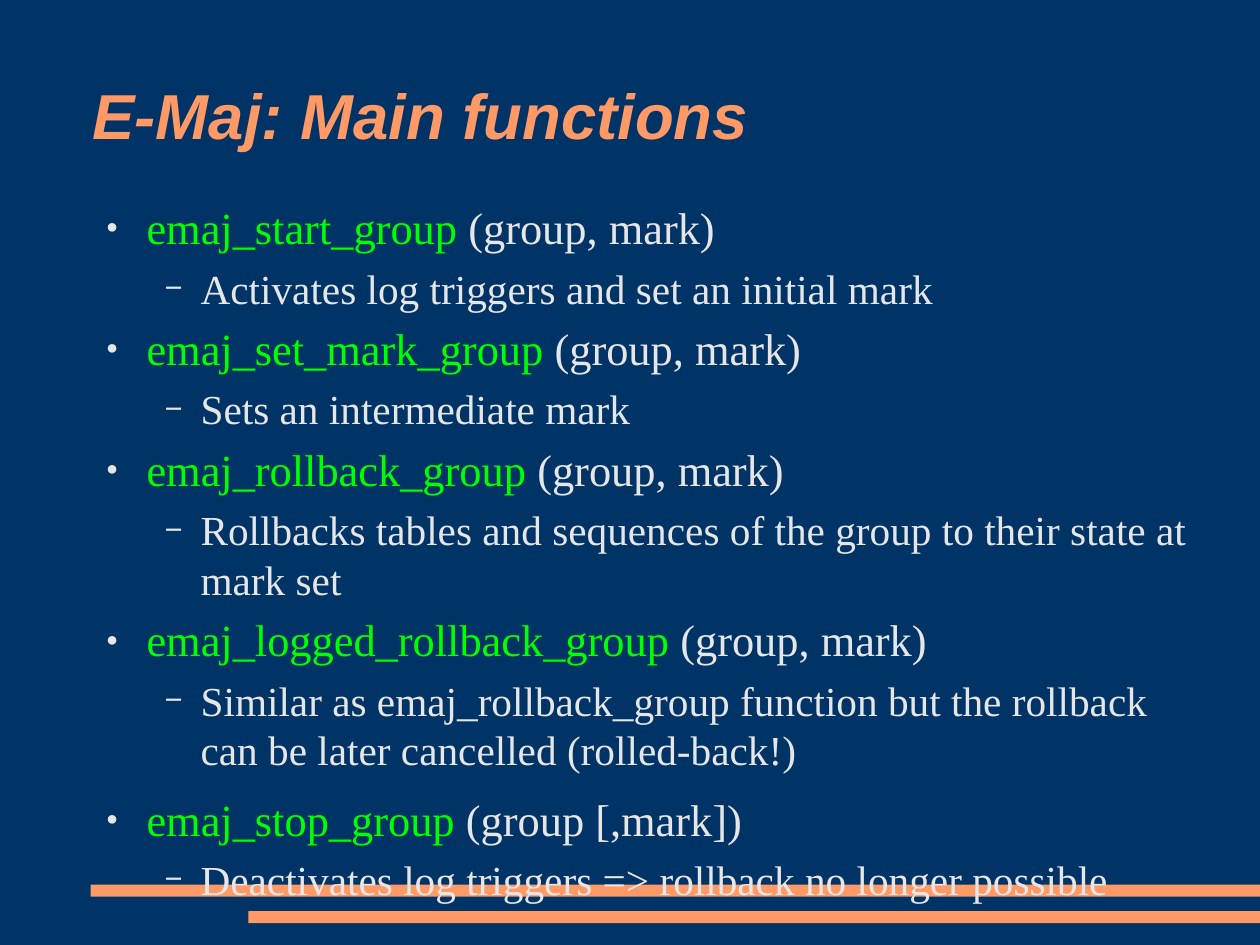
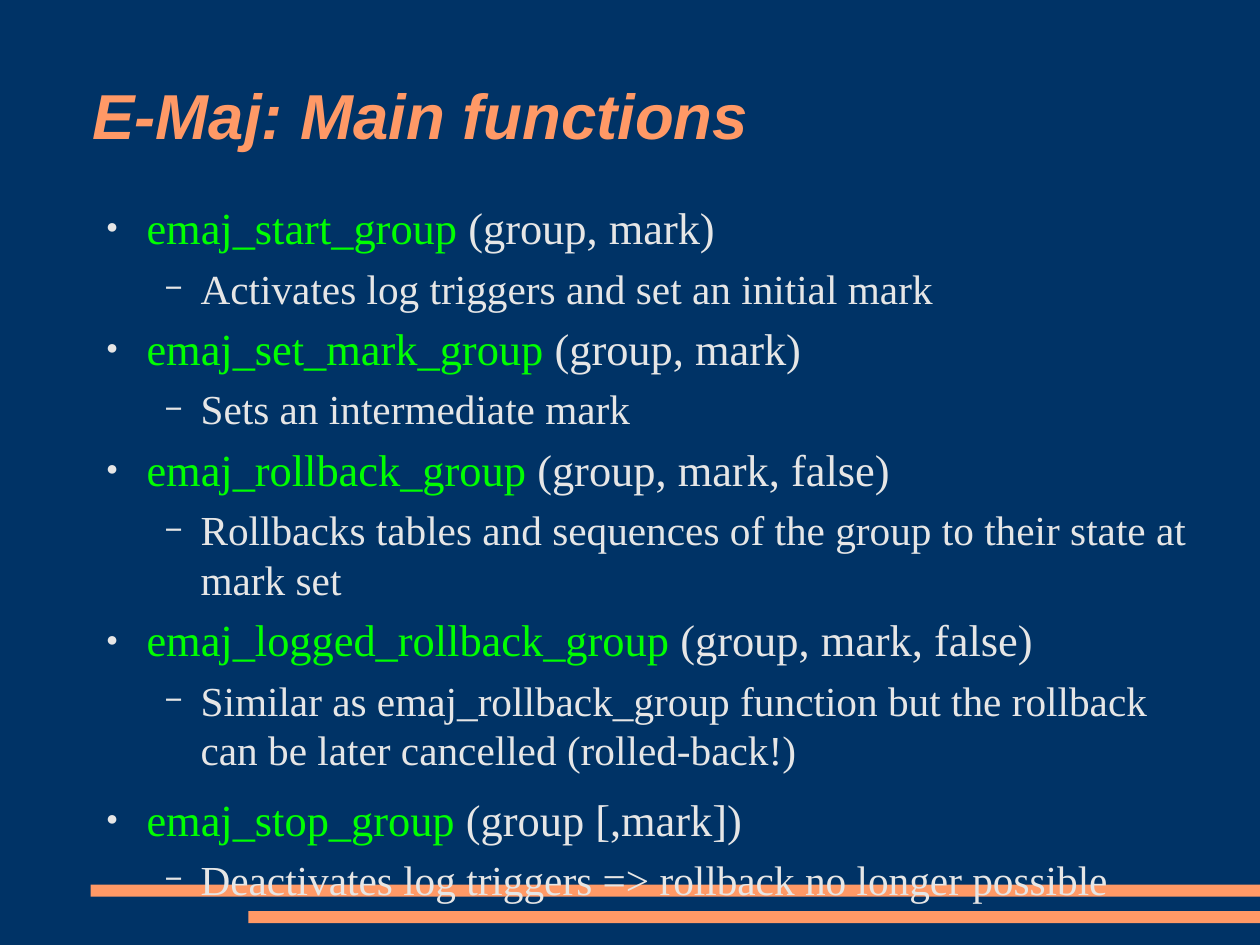
Before and after one commit to beaud76/emaj_doc, a slide deck: slide 10 of Emaj_pres_en.odp. Drawn at 1260x945 pixels with LibreOffice and Linux fonts; fonts in the diff are those of the drawing. Boxes give left, top, right and bottom in pixels: in the first picture for what was removed or moved away, otherwise in the second. Text is boxed around its words. In the diff, an @@ line names an element or a change of style, - is before the commit and + after.

```diff
--- a/Emaj_pres_en.odp
+++ b/Emaj_pres_en.odp
@@ text at <box>147,454,890,495</box>: text changed @@
-● emaj_rollback_group (group, mark)
+● emaj_rollback_group (group, mark, false)
@@ text at <box>147,624,1033,665</box>: text changed @@
-● emaj_logged_rollback_group (group, mark)
+● emaj_logged_rollback_group (group, mark, false)
```
Also in this commit, not shown: 7 other slides changed, 3 other files.
